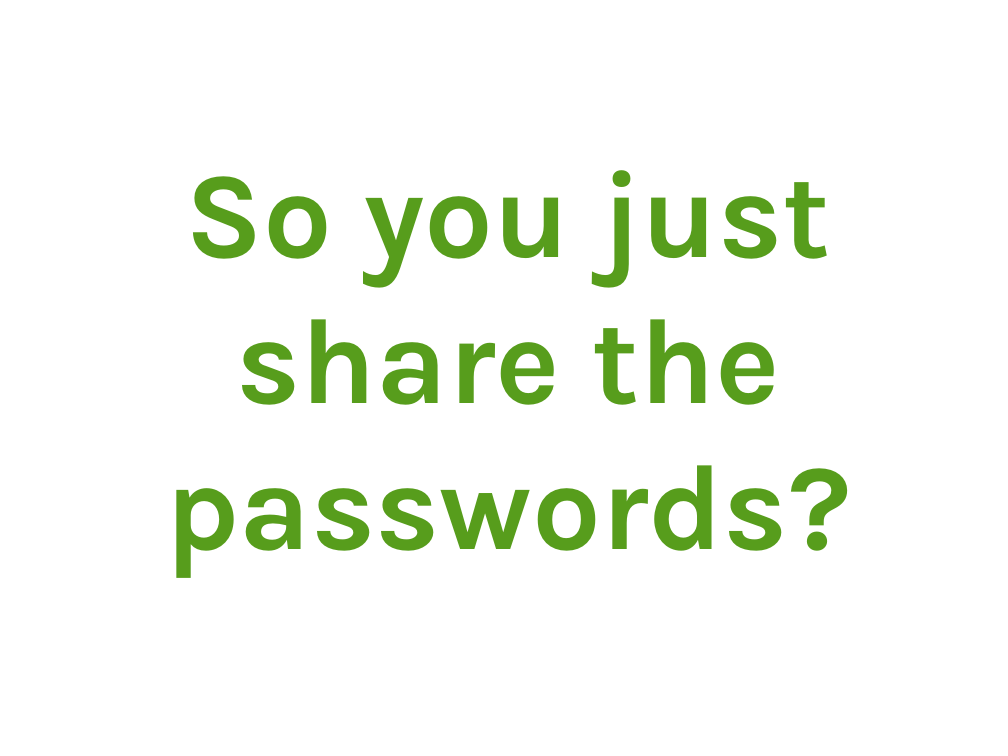
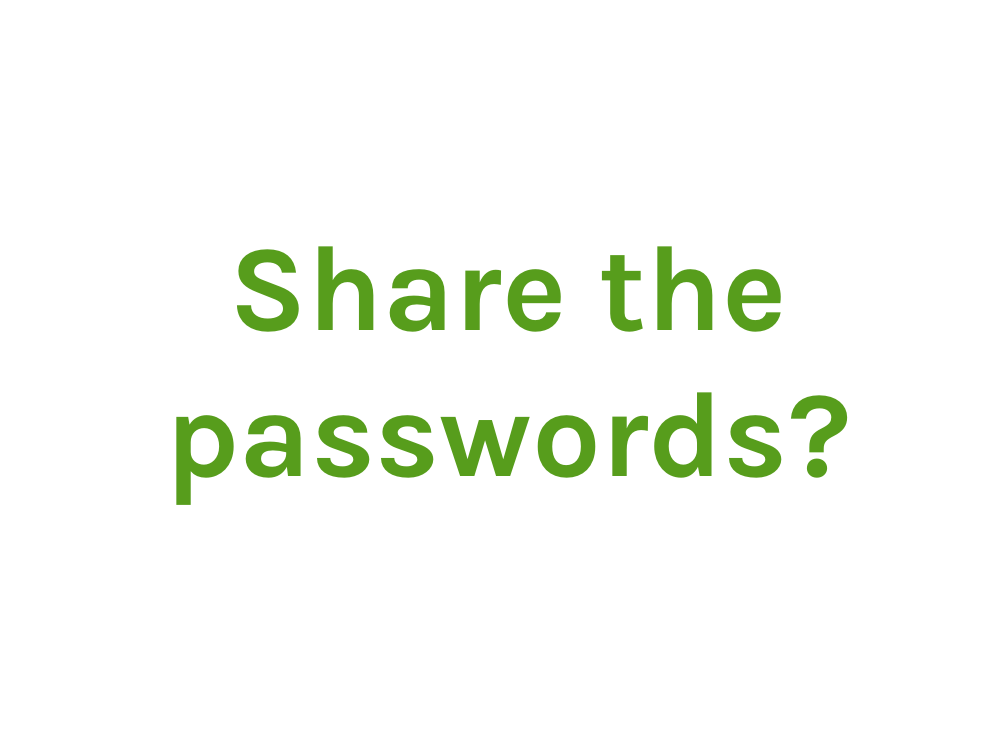
Before and after one commit to arver/arver, a slide deck: slide 4 of presentation/28c3.odp. Drawn at 1008x756 pixels with LibreOffice and Linux fonts; fonts in the diff are those of the drawing. Boxes give left, top, right and bottom in pixels: in the first picture for what was removed or moved away, otherwise in the second. Text is boxed around its words. In the diff, an @@ line names an element or a change of style, - is before the commit and + after.

```diff
--- a/presentation/28c3.odp
+++ b/presentation/28c3.odp
@@ title at (x1=166, y1=246, x2=852, y2=505): text changed @@
-So you just share the passwords?
+Share the passwords?
```
Also in this commit, not shown: 3 other slides changed.
